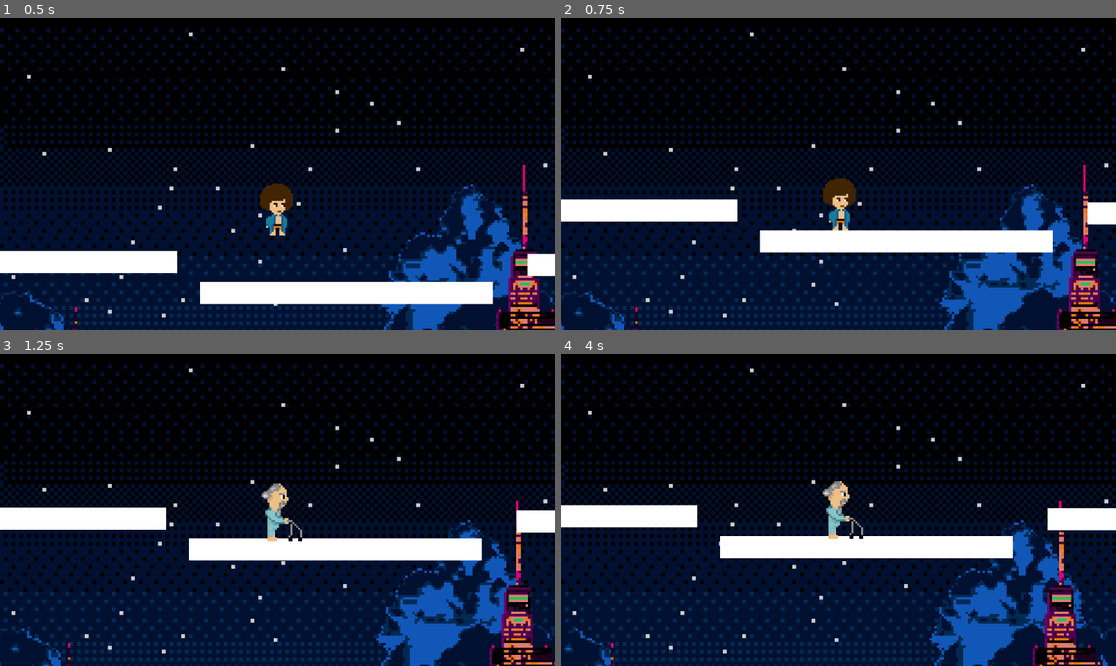
Above: before the commit, frames 1-4 (two rows, left to right).
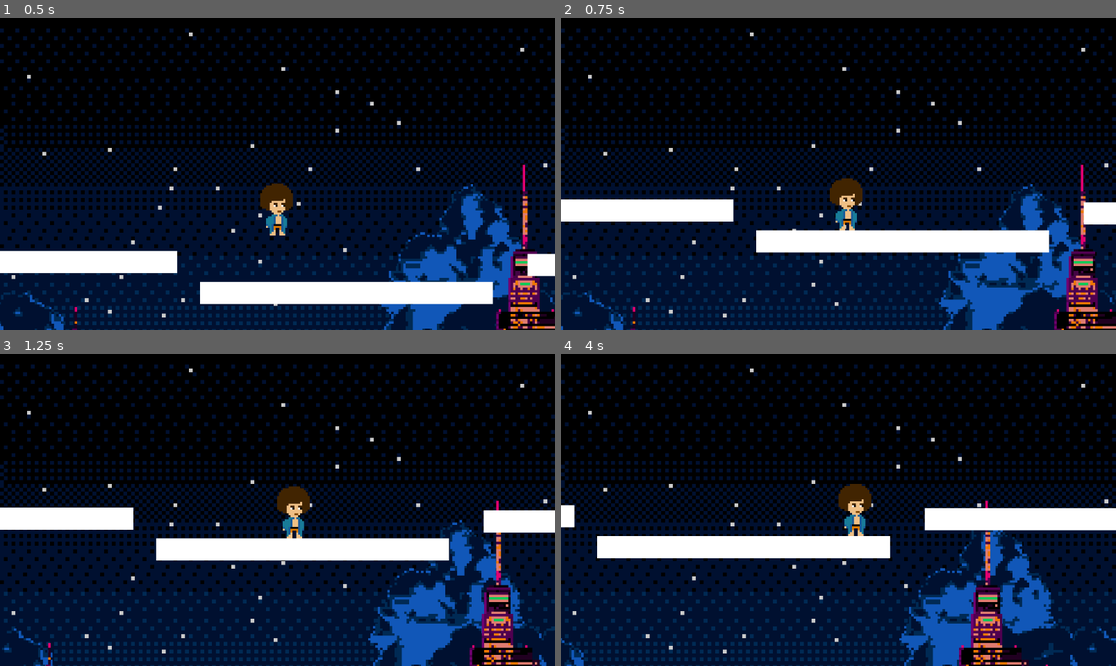
Above: after the commit, the same moments.

Repository: qcorveler/RGAME
Game: Godot game, scene res://Scenes/Levels/Level.tscn
Two runs of this game, one before a commit and one after it. Both use one fixed random seed, a clock stepped at 60 frames per second and the inputs below. This scene is started directly instead of the project's main scene.
Inputs:
- Up to frame 1 (0.5 s): no input
- Up to frame 2 (0.75 s): tap Enter (ui_accept) at 0.5 s; hold D (move_right) from 0.53 s (still down); tap Space (jump) at 0.6 s
- Up to frame 3 (1.25 s): keep holding D (move_right); tap Space (jump) at 0.77, 1.07 s
- Up to frame 4 (4 s): tap Space (jump) at 1.35, 1.52, 1.82, 2.1, 2.85, 3.02, 3.32, 3.6, 3.77 s; release D (move_right) at 2.03 s; hold A (move_left) 2.03-2.78 s; hold D (move_right) from 2.78 s (still down)

Frame 1 is identical in both runs. In frame 2, 2.7% of the frame differs, in the area x 0-100%, y 46-100%; in frame 3, 9.1%; in frame 4, 16%, in the area x 0-100%, y 40-100%.

Commit message:
Ajout de la scène d'intro dans le couloir

Diff:
--- a/raf-game/Scenes/Levels/Level.tscn
+++ b/raf-game/Scenes/Levels/Level.tscn
@@ -1,12 +1,12 @@
 [gd_scene load_steps=11 format=3 uid="uid://c6r0x0ayukyoe"]
 
 [ext_resource type="PackedScene" uid="uid://b2m46f548yywj" path="res://Scenes/UI/pause_menu.tscn" id="1_4nh8f"]
-[ext_resource type="Texture2D" uid="uid://diayplunnik13" path="res://Img/Background/Sky_Stars.png" id="2_etd3f"]
-[ext_resource type="Texture2D" uid="uid://cux3erbarja0r" path="res://Img/Background/Clouds.png" id="3_d3u4r"]
-[ext_resource type="Texture2D" uid="uid://xmkfnul807tv" path="res://Img/Background/background_city.png" id="4_y1810"]
-[ext_resource type="Texture2D" uid="uid://4rcn1kvftsds" path="res://Img/Background/forground_city.png" id="5_vkf7a"]
-[ext_resource type="Texture2D" uid="uid://g7d4wecma2u0" path="res://Img/Background/water.png" id="6_rbpxy"]
-[ext_resource type="PackedScene" uid="uid://balwv05viq0lw" path="res://Scenes/Personnages/Player.tscn" id="7_3jhef"]
+[ext_resource type="Texture2D" uid="uid://diayplunnik13" path="res://Img/Background/city/Sky_Stars.png" id="2_etd3f"]
+[ext_resource type="Texture2D" uid="uid://cux3erbarja0r" path="res://Img/Background/city/Clouds.png" id="3_d3u4r"]
+[ext_resource type="Texture2D" uid="uid://xmkfnul807tv" path="res://Img/Background/city/background_city.png" id="4_y1810"]
+[ext_resource type="Texture2D" uid="uid://4rcn1kvftsds" path="res://Img/Background/city/forground_city.png" id="5_vkf7a"]
+[ext_resource type="Texture2D" uid="uid://g7d4wecma2u0" path="res://Img/Background/city/water.png" id="6_rbpxy"]
+[ext_resource type="PackedScene" uid="uid://balwv05viq0lw" path="res://Scenes/Personnages/Player/Player.tscn" id="7_3jhef"]
 
 [sub_resource type="Gradient" id="Gradient_qhyq2"]
 colors = PackedColorArray(1, 1, 1, 1, 1, 1, 1, 1)
--- /dev/null
+++ b/raf-game/Scenes/Levels/LevelIntro.tscn
@@ -0,0 +1,87 @@
+[gd_scene load_steps=14 format=3 uid="uid://j3vno6m6c6ng"]
+
+[ext_resource type="Script" uid="uid://bl0x6ooit8gpl" path="res://Scripts/LevelIntro/level_intro.gd" id="1_ted0y"]
+[ext_resource type="PackedScene" uid="uid://b2m46f548yywj" path="res://Scenes/UI/pause_menu.tscn" id="2_jroud"]
+[ext_resource type="Texture2D" uid="uid://flp0e0f07g3g" path="res://Img/Background/LevelIntro/Ehpad couloir-1.png" id="2_vswdf"]
+[ext_resource type="Texture2D" uid="uid://cycdqcq522h1e" path="res://Img/Background/LevelIntro/Ehpad couloir-2.png" id="3_4yojd"]
+[ext_resource type="Texture2D" uid="uid://clgc6rw11ve8q" path="res://Img/Background/LevelIntro/Ehpad couloir-3.png" id="4_ibo0l"]
+[ext_resource type="Texture2D" uid="uid://cts1vsdgjuaog" path="res://Img/Background/LevelIntro/Ehpad couloir-4.png" id="5_jroud"]
+[ext_resource type="Texture2D" uid="uid://dfht30ka51r7h" path="res://Img/Background/LevelIntro/SolBasique.png" id="7_ibo0l"]
+[ext_resource type="PackedScene" uid="uid://by4hv48lgyhg2" path="res://Scenes/Personnages/Player/RafVieux.tscn" id="8_jroud"]
+
+[sub_resource type="SpriteFrames" id="SpriteFrames_082nd"]
+animations = [{
+"frames": [{
+"duration": 1.0,
+"texture": ExtResource("2_vswdf")
+}, {
+"duration": 1.0,
+"texture": ExtResource("3_4yojd")
+}, {
+"duration": 1.0,
+"texture": ExtResource("4_ibo0l")
+}, {
+"duration": 1.0,
+"texture": ExtResource("5_jroud")
+}],
+"loop": true,
+"name": &"LevelIntro",
+"speed": 3.0
+}]
+
+[sub_resource type="GDScript" id="GDScript_ibo0l"]
+script/source = "extends AnimatedSprite2D
+
+#func _ready():
+	#var screen_size = get_viewport_rect().size
+	#var tex_size = sprite_frames.get_frame_texture(\"LevelIntro\", 0).get_size()
+	#var ratio = max(screen_size.x / tex_size.x, screen_size.y / tex_size.y)
+	#print(ratio)
+	#scale = Vector2(ratio, ratio)
+"
+
+[sub_resource type="SegmentShape2D" id="SegmentShape2D_jroud"]
+
+[sub_resource type="SegmentShape2D" id="SegmentShape2D_s7lup"]
+
+[sub_resource type="SegmentShape2D" id="SegmentShape2D_ibo0l"]
+
+[node name="LevelIntro" type="Node2D"]
+script = ExtResource("1_ted0y")
+
+[node name="PauseMenu" parent="." instance=ExtResource("2_jroud")]
+
+[node name="Background" type="Node2D" parent="."]
+
+[node name="AnimatedBackground" type="AnimatedSprite2D" parent="Background"]
+scale = Vector2(1.859, 1.859)
+sprite_frames = SubResource("SpriteFrames_082nd")
+animation = &"LevelIntro"
+autoplay = "LevelIntro"
+centered = false
+script = SubResource("GDScript_ibo0l")
+
+[node name="WallLeft" type="StaticBody2D" parent="."]
+
+[node name="CollisionShape2D" type="CollisionShape2D" parent="WallLeft"]
+shape = SubResource("SegmentShape2D_jroud")
+
+[node name="WallRight" type="StaticBody2D" parent="."]
+
+[node name="CollisionShape2D" type="CollisionShape2D" parent="WallRight"]
+shape = SubResource("SegmentShape2D_s7lup")
+
+[node name="Ground" type="StaticBody2D" parent="."]
+
+[node name="GroundSprite" type="Sprite2D" parent="Ground"]
+position = Vector2(0, 201)
+scale = Vector2(1.8603516, 1.8603516)
+texture = ExtResource("7_ibo0l")
+centered = false
+
+[node name="GroundCollision" type="CollisionShape2D" parent="Ground"]
+shape = SubResource("SegmentShape2D_ibo0l")
+
+[node name="PlayerRafVieux" parent="." instance=ExtResource("8_jroud")]
+position = Vector2(92, 111)
+metadata/_edit_group_ = true
--- a/raf-game/Scenes/Personnages/Player.tscn
+++ b/raf-game/Scenes/Personnages/Player/Player.tscn
@@ -1,7 +1,7 @@
 [gd_scene load_steps=4 format=3 uid="uid://balwv05viq0lw"]
 
 [ext_resource type="Script" uid="uid://setf7bqajpkw" path="res://Scripts/player.gd" id="1_kpjcp"]
-[ext_resource type="PackedScene" uid="uid://dubqxfeqkucgi" path="res://Scenes/Personnages/Skins/skin_robe_de_chambre.tscn" id="2_j11si"]
+[ext_resource type="PackedScene" uid="uid://dubqxfeqkucgi" path="res://Scenes/Personnages/Player/Skins/skin_robe_de_chambre.tscn" id="2_j11si"]
 
 [sub_resource type="RectangleShape2D" id="RectangleShape2D_kpjcp"]
 size = Vector2(48, 93)
@@ -9,7 +9,7 @@
 [node name="Player" type="CharacterBody2D"]
 script = ExtResource("1_kpjcp")
 
-[node name="SkinRobeDeChambre" parent="." instance=ExtResource("2_j11si")]
+[node name="Skin" parent="." instance=ExtResource("2_j11si")]
 
 [node name="CollisionShape2D" type="CollisionShape2D" parent="."]
 position = Vector2(0, 7.5)
--- /dev/null
+++ b/raf-game/Scenes/Personnages/Player/RafVieux.tscn
@@ -0,0 +1,23 @@
+[gd_scene load_steps=4 format=3 uid="uid://by4hv48lgyhg2"]
+
+[ext_resource type="Script" uid="uid://setf7bqajpkw" path="res://Scripts/player.gd" id="1_uwy5g"]
+[ext_resource type="PackedScene" uid="uid://csgisq117w3c6" path="res://Scenes/Personnages/Player/Skins/skin_ehpad.tscn" id="2_uwy5g"]
+
+[sub_resource type="RectangleShape2D" id="RectangleShape2D_kpjcp"]
+size = Vector2(72, 110)
+
+[node name="PlayerRafVieux" type="CharacterBody2D"]
+script = ExtResource("1_uwy5g")
+
+[node name="Skin" parent="." instance=ExtResource("2_uwy5g")]
+
+[node name="CollisionShape2D" type="CollisionShape2D" parent="."]
+position = Vector2(6, 5)
+shape = SubResource("RectangleShape2D_kpjcp")
+
+[node name="Camera2D" type="Camera2D" parent="."]
+limit_left = 0
+limit_top = 0
+limit_bottom = 0
+limit_smoothed = true
+position_smoothing_enabled = true
--- a/raf-game/Scenes/Personnages/Skins/skin_ehpad.tscn
+++ b/raf-game/Scenes/Personnages/Player/Skins/skin_ehpad.tscn
@@ -63,8 +63,8 @@
 "speed": 3.0
 }]
 
-[node name="SkinRobeDeChambre" type="Node2D"]
-script = ExtResource("1_xcqih")
+[node name="SkinEhpad" type="Node2D"]
+script = ExtResource("1_clydb")
 
 [node name="SkinSprite" type="AnimatedSprite2D" parent="."]
 scale = Vector2(4, 4)
--- /dev/null
+++ b/raf-game/Scripts/LevelIntro/level_intro.gd
@@ -0,0 +1,50 @@
+extends Node2D
+
+@onready var background = $Background
+@onready var animatedBg : AnimatedSprite2D = background.get_node("AnimatedBackground")
+@onready var ground : StaticBody2D = $Ground
+@onready var groundSprite : Sprite2D = ground.get_node("GroundSprite")
+@onready var groundCollision : CollisionShape2D = ground.get_node("GroundCollision")
+@onready var wallRight : StaticBody2D = $WallRight
+@onready var wallRightCollision : CollisionShape2D = wallRight.get_node("CollisionShape2D")
+@onready var wallLeft : StaticBody2D = $WallLeft
+@onready var wallLeftCollision : CollisionShape2D = wallLeft.get_node("CollisionShape2D")
+
+@onready var player = $PlayerRafVieux
+@onready var cam : Camera2D = player.get_node("Camera2D")
+
+func _ready():
+	# Récupération du ratio
+	var screen_size = get_viewport_rect().size
+	var tex_size = animatedBg.sprite_frames.get_frame_texture("LevelIntro", 0).get_size()
+	var ratio = max(screen_size.x / tex_size.x, screen_size.y / tex_size.y)
+
+	# Gestion du fond animé
+	animatedBg.scale = Vector2(ratio, ratio)
+
+	# Gestion du sol
+	groundSprite.scale = Vector2(ratio, ratio)
+	var groundY = screen_size.y - groundSprite.texture.get_size().y*ratio
+	groundSprite.position.y = groundY
+	groundCollision.shape.set("a", Vector2(0, groundY))
+	groundCollision.shape.set("b", Vector2(tex_size.x*ratio, groundY))
+	print(groundCollision.shape.get("a"))
+	print(groundCollision.position)
+	print(groundSprite.position)
+
+	# Gestion du mur de droite
+	var maxX = (groundSprite.texture.get_size().x - 30)*ratio
+	wallRightCollision.shape.set("a", Vector2(maxX, 0))
+	wallRightCollision.shape.set("b", Vector2(maxX, 5000))
+
+	# Gestion du mur de gauche
+	var minX = 30
+	wallLeftCollision.shape.set("a", Vector2(minX, 0))
+	wallLeftCollision.shape.set("b", Vector2(minX, 5000))
+
+	# Gestion de la caméra
+	cam.limit_bottom = get_viewport_rect().size.y
+	cam.limit_right = maxX + 30*ratio
+
+	# Gestion du joueur
+	player.set_skin_size(ratio/3)
--- a/raf-game/Scripts/player.gd
+++ b/raf-game/Scripts/player.gd
@@ -1,12 +1,13 @@
 extends CharacterBody2D
 
 @export var gravity = 1500
-@export var speed = 50 #500
+@export var speed = 200 #500
 @export var jump_velocity = 0 #-1000
 
 @export var acceleration = 0.2
 
-@onready var skin = $SkinRobeDeChambre
+@onready var skin = $Skin
+@onready var collisionBox : CollisionShape2D = $CollisionShape2D
 
 func _physics_process(delta) :
 	if !is_on_floor() :
@@ -20,7 +21,7 @@
 
 	if Input.is_action_just_pressed("jump") and is_on_floor():
 		velocity.y = jump_velocity
-		change_skin("skin_ehpad")
+		#change_skin("skin_ehpad")
 
 	update_animation(direction)
 	move_and_slide()
@@ -38,7 +39,11 @@
 	if skin:
 		skin.queue_free()
 
-	var new_skin = load("res://Scenes/Personnages/Skins/%s.tscn" % skin_name).instantiate()
+	var new_skin = load("res://Scenes/Personnages/Player/Skins/%s.tscn" % skin_name).instantiate()
 	add_child(new_skin)
 	new_skin.name = "Skin"
 	skin = new_skin
+
+func set_skin_size(size):
+	skin.apply_scale(Vector2(size, size))
+	collisionBox.apply_scale(Vector2(size, size))
Binary file removed: raf-game/Background/Clouds.png
Binary file removed: raf-game/Background/Sky_Stars.png
Binary file removed: raf-game/Background/background_city.png
Binary file removed: raf-game/Background/forground_city.png
Binary file removed: raf-game/Background/water.png
Binary file added: raf-game/Img/Background/LevelIntro/Ehpad couloir-1.png
Not shown, changed: raf-game/Img/Background/LevelIntro/Ehpad couloir-1.png.import
Binary file added: raf-game/Img/Background/LevelIntro/Ehpad couloir-2.png
Not shown, changed: raf-game/Img/Background/LevelIntro/Ehpad couloir-2.png.import
Binary file added: raf-game/Img/Background/LevelIntro/Ehpad couloir-3.png
Not shown, changed: raf-game/Img/Background/LevelIntro/Ehpad couloir-3.png.import
Binary file added: raf-game/Img/Background/LevelIntro/Ehpad couloir-4.png
(and 34 more such lines)
